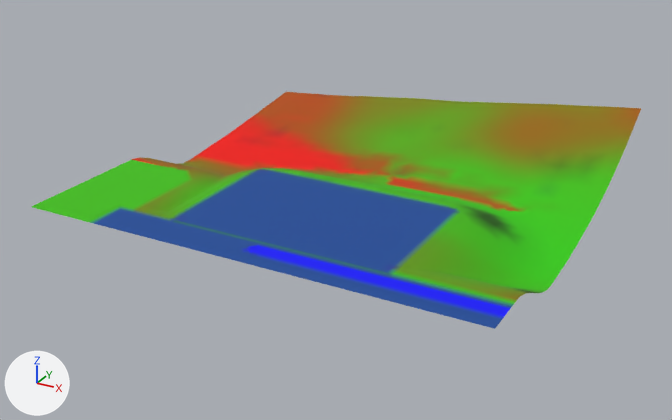
The glTF model games/yorimichi/assets/belmonte/meshes/SM_BM_BT_Terrain_3_5.glb: old version first, new version second.
Camera for both pictures: a 50 mm camera at (100.0, 363.0, 225.0) aimed at (-136.0, 793.0, 10.0). The lights are fixed; the arrows at lower left show +X, +Y and +Z. The picture after the commit comes second.

Script lines for the objects in view, before the commit:
```python
me_sm_bt_terrain_3_5 = bpy.data.meshes.new('SM_BT_Terrain_3_5')
me_sm_bt_terrain_3_5.from_pydata(...)  # 1843 vertices, 3545 faces; spans x -256.0..0.0, y 680.0..936.0, z 11.0..52.0
me_sm_bt_terrain_3_5.materials.append(mat_bm_000_m_terrain_026)
ob_sm_bm_bt_terrain_3_5 = bpy.data.objects.new('SM_BM_BT_Terrain_3_5', me_sm_bt_terrain_3_5)
ob_sm_bm_bt_terrain_3_5.location = (0.0, 0.0, 0.0)
```
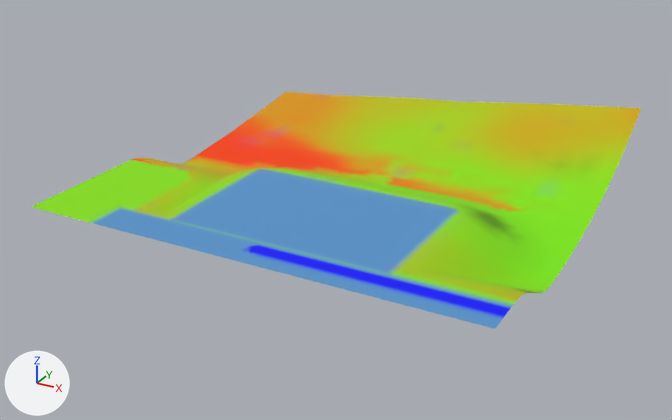
Patch to the scene script:
```diff
--- a/games/yorimichi/assets/belmonte/meshes/SM_BM_BT_Terrain_3_5.glb.py
+++ b/games/yorimichi/assets/belmonte/meshes/SM_BM_BT_Terrain_3_5.glb.py
@@ me_sm_bt_terrain_3_5 @@
 me_sm_bt_terrain_3_5.from_pydata(...)  # 1843 vertices, 3545 faces; spans x -256.0..0.0, y 680.0..936.0, z 11.0..52.0
 # used by ob_sm_bm_bt_terrain_3_5; location = (0.0, 0.0, 0.0)
+# me_sm_bt_terrain_3_5 part 1: 1404 faces centred in x -256.0..-2.0, y 682.0..925.0, z 11.0..37.0 are repainted in the vertex colours; the middle colour goes from green #49b400 to green #92db00
+# me_sm_bt_terrain_3_5 part 2: 954 faces centred in x -214.0..-1.0, y 681.0..785.0, z 30.0 are repainted in the vertex colours; the middle colour goes from blue #194c9a to blue #5894cc
+# me_sm_bt_terrain_3_5 part 3: 1035 faces centred in x -256.0..-2.0, y 702.0..933.0, z 12.0..51.0 are repainted in the vertex colours; the middle colour goes from yellow #906c00 to yellow #c6ae00
 me_sm_bt_terrain_3_5.materials.append(mat_bm_000_m_terrain_026)
```

Where the change shows, as pixel boxes [x1, y1, x2, y2] in the pictures (672 x 420 px):
part 1 of me_sm_bt_terrain_3_5, recoloured (lighter): [31, 107, 623, 305] in both
part 2 of me_sm_bt_terrain_3_5, recoloured (lighter): [90, 169, 514, 329] in both
part 3 of me_sm_bt_terrain_3_5, recoloured (lighter): [132, 92, 641, 303] in both
